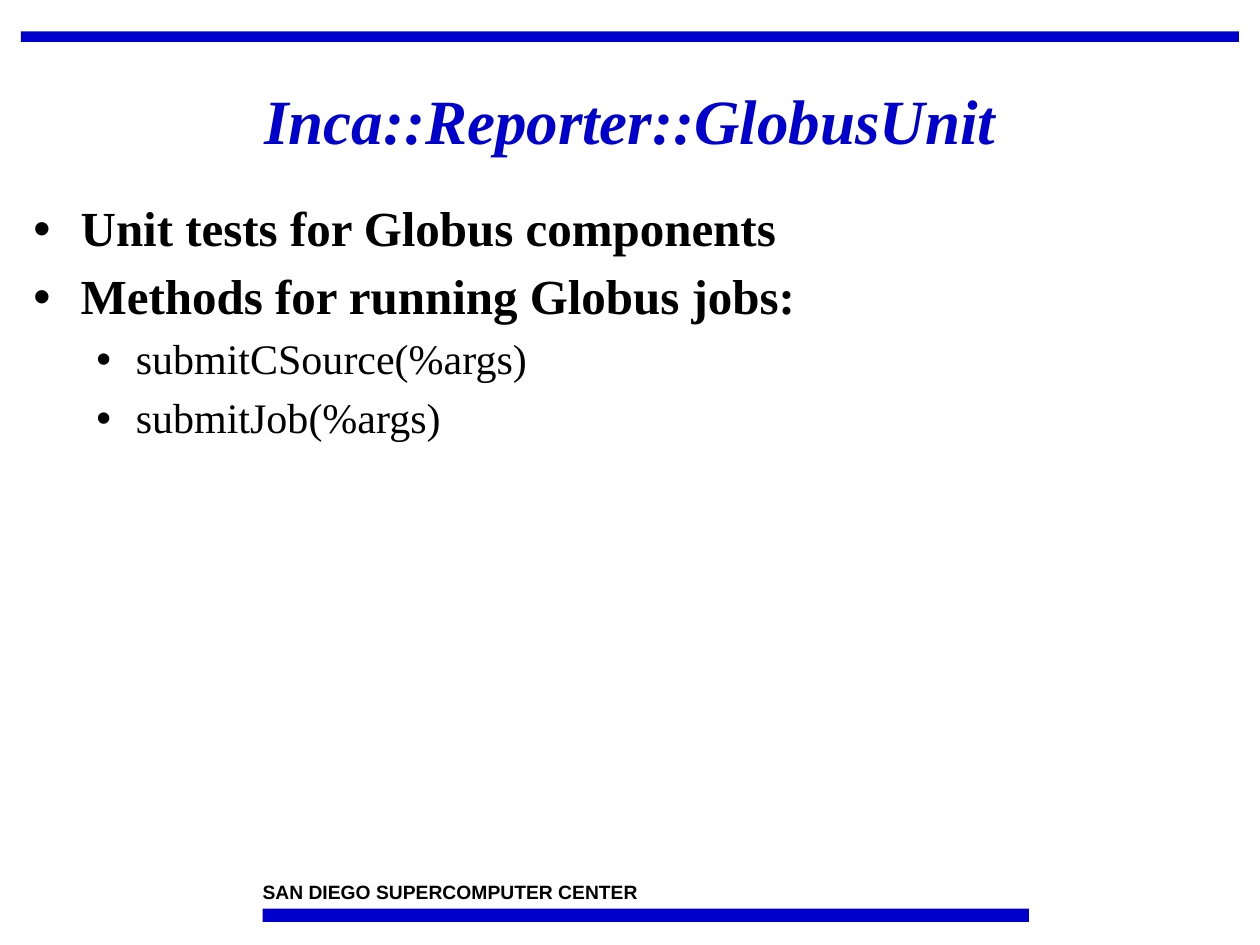
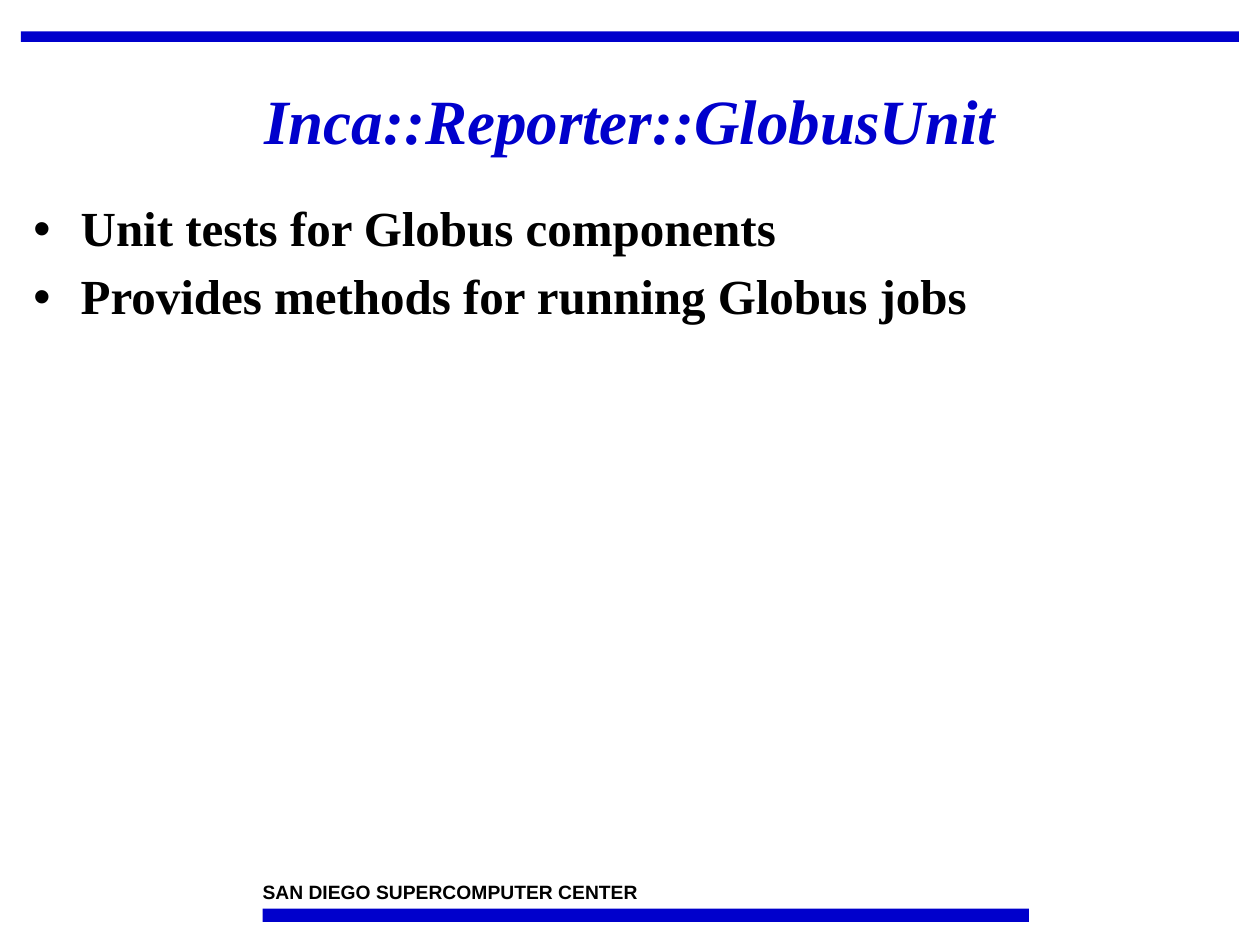
Before and after one commit to IncaProject/inca-xsede, a slide deck: slide 19 of talks/feb-06-workshop/incaReporters.ppt. Drawn at 1260x945 pixels with LibreOffice and Linux fonts; fonts in the diff are those of the drawing; background and template pictures are left out. Boxes give left, top, right and bottom in pixels: in the first picture for what was removed or moved away, otherwise in the second. Text is boxed around its words. In the diff, an @@ line names an element or a change of style, - is before the commit and + after.

```diff
--- a/talks/feb-06-workshop/incaReporters.ppt
+++ b/talks/feb-06-workshop/incaReporters.ppt
@@ text at [81, 279, 967, 324]: text changed; size 24 to 28 pt; bold on @@
-• Methods for running Globus jobs:
-  • submitCSource(%args)
-  • submitJob(%args)
+• Provides methods for running Globus jobs
```
Also in this commit, not shown: 8 other slides changed, 1 slide added, 1 other file.
